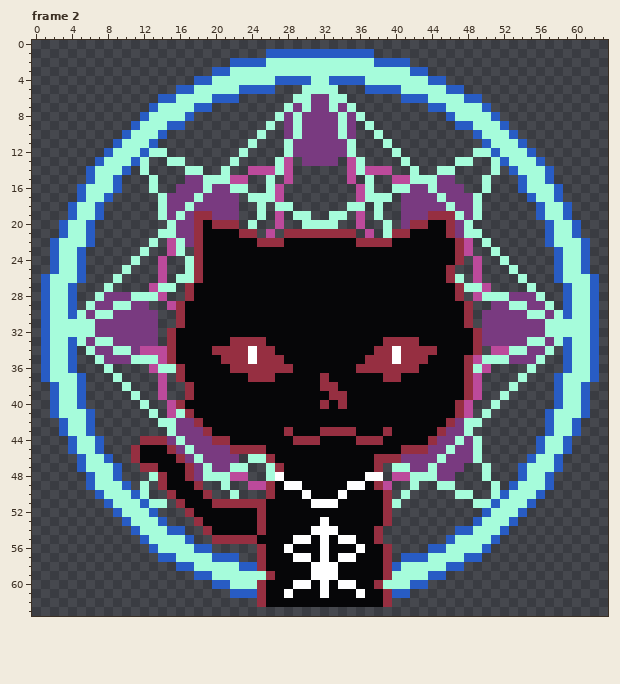
Pixel-art file: working_files/Aseprite/64x_icons.aseprite. The picture above is the old version.
64x64 pixels, 5 frames. Colours within 5 levels of each other are drawn and written as one. Shown: frame 2. The commit also changed other frames, which this record leaves out.
New version:
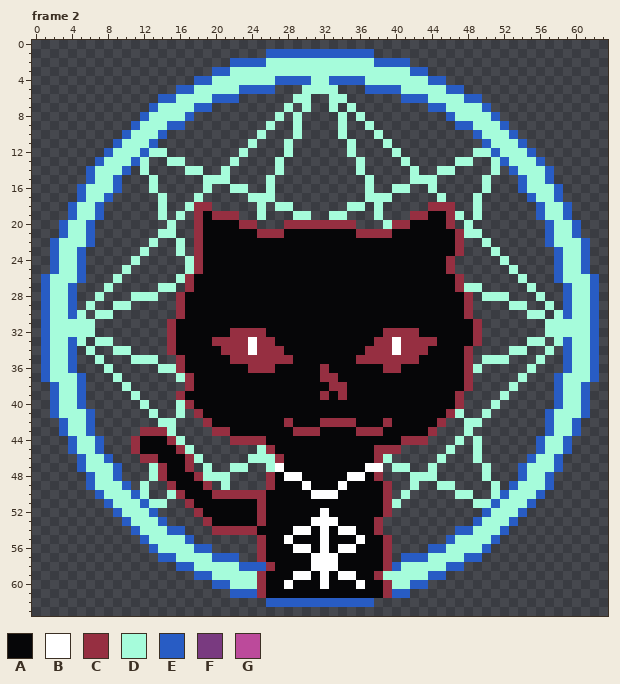
Palette (. is transparent): A #060608  B #ffffff  C #962f41  D #a6fcdb  E #285cc4  F #793a80  G #bc4a9b
From old to new:
layer "Giithub Purple Orbs" now hidden
Frame 2:
y 6: x 31..32 FF -> ..
y 7: x 29 F -> .; x 31..32 FF -> ..; x 34 F -> .
y 8..10: x 28 F -> .; x 30..33 FFFF -> ....; x 35 F -> .
y 11..12: x 29..34 FFFFFF -> ......
y 13: x 28 G -> .; x 30..33 FFFF -> ....; x 35 G -> .
y 14: x 24..26 GGG -> ...; x 28 G -> .; x 35 G -> .; x 37..39 GGG -> ...
y 15: x 17..18 FF -> ..; x 22..23 GG -> ..; x 28 G -> .; x 35 G -> .; x 40..41 GG -> ..; x 45..46 FF -> ..
y 16: x 16..18 FFF -> ...; x 20..21 FF -> ..; x 27 G -> .; x 36 G -> .; x 42..43 FF -> ..; x 45..47 FFF -> ...
y 17: x 15..17 FFF -> ...; x 19..22 FFFF -> ....; x 27 G -> .; x 36 G -> .; x 41..44 FFFF -> ....; x 46..48 FFF -> ...
y 18: x 15..16 FF -> ..; x 18..22 FFFFF -> CC...; x 41..48 FFFFFDFF -> ...CCC..
y 19: x 15 F -> .; x 17 F -> .; x 19..22 CFFF -> ACCC; x 27 G -> .; x 36 G -> .; x 41..45 FFFCC -> .CCAA; x 48 F -> .
y 20: x 16..17 FF -> ..; x 20..24 CCC.D -> AAACC; x 27..36 G..DDDD..G -> .CCCCCCCC.; x 40..43 .FCC -> CCAA; x 47 F -> .
y 21: x 16..17 FF -> ..; x 23..41 CC.G.CCCCCCCC.G.DCC -> AACCCAAAAAAAACCCCAA; x 46..47 CF -> AC
y 22: x 15 G -> .; x 17 F -> .; x 25..27 CCC -> AAA; x 36..39 CCCC -> AAAA; x 48 G -> .
y 23: x 15 G -> .; x 48 G -> .
y 24: x 14 G -> .; x 46..47 AC -> C.; x 49 G -> .
y 25: x 14 G -> .; x 49 G -> .
y 26: x 14 G -> .; x 17..18 DC -> CA; x 46..47 CD -> AC; x 49 G -> .
y 27: x 13 G -> .; x 50 G -> .
y 28: x 8..10 FFF -> ...; x 14 G -> .; x 16..17 .C -> CA; x 47..49 C.G -> AC.; x 53..55 FFF -> ...
y 29: x 7..8 FF -> ..; x 11..12 FF -> ..; x 15 G -> .; x 51..52 FF -> ..; x 55..56 FF -> ..
y 30: x 6 F -> .; x 9..13 FFFFF -> .....; x 50..54 FFFFF -> .....; x 57 F -> .
y 31: x 7..13 FFFFFFF -> .......; x 15..16 .C -> CA; x 48..56 C.FFFFFFF -> AC.......
y 32: x 7..13 FFFFFFF -> .......; x 22..25 AAAA -> CCCC; x 39..42 AAAA -> CCCC; x 50..56 FFFFFFF -> .......
y 33: x 6 F -> .; x 9..13 FFFFF -> .....; x 20..21 AA -> CC; x 24 C -> B; x 26 A -> C; x 38 A -> C; x 40 C -> B; x 43..44 AA -> CC; x 50..54 FFFFF -> .....; x 57 F -> .
y 34: x 7..8 FF -> ..; x 11..14 FGGG -> ....; x 20 C -> A; x 27 A -> C; x 37 A -> C; x 44 C -> A; x 48..49 AC -> C.; x 51..52 GG -> ..; x 55..56 FF -> ..
y 35: x 8..10 FFF -> ...; x 14..16 GCA -> ..C; x 21 C -> A; x 24 B -> C; x 28 A -> C; x 36 A -> C; x 40 B -> C; x 43 C -> A; x 49 G -> .; x 53..55 FFF -> ...
y 36: x 13 G -> .; x 22..23 CC -> AA; x 27..28 CC -> AA; x 32 A -> C; x 36..38 CCC -> AAA; x 41..42 CC -> AA; x 50 G -> .
y 37: x 14 G -> .; x 16..17 CA -> DC; x 24..26 CCC -> AAA; x 33 A -> C; x 39..40 CC -> AA; x 49 G -> .
y 38: x 14 G -> .; x 32 C -> A; x 34 A -> C; x 49 G -> .
y 39: x 14 G -> .; x 16..17 .C -> CA; x 32..33 AC -> CA; x 47..49 ACG -> C..
y 40: x 15..17 GCA -> .DC; x 32 C -> A; x 34 C -> A; x 48 G -> .
y 41: x 15 G -> .; x 17..18 CA -> .C; x 46..48 ACG -> CD.
y 42: x 16..19 FFCA -> ...C; x 28 A -> C; x 32..35 AAAA -> CCCC; x 39 A -> C; x 45..47 ACF -> C..
y 43: x 12..14 ... -> CCC; x 16..21 FFFCAA -> ....CC; x 28..39 CAAACCCCAAAC -> ACCCAAAACCCA; x 44..47 ACFF -> C...
y 44: x 11..15 .CCCF -> CAAAC; x 17..25 FFFCCAAAA -> .....CCCC; x 29..31 CCC -> AAA; x 36..38 CCC -> AAA; x 41..46 AAACFF -> CCC...; x 48 F -> .
y 45: x 15..16 CF -> AC; x 18..26 FFFFCCCCA -> .......DC; x 38..45 AAACCCFF -> CCC.....; x 47..48 FF -> ..
y 46: x 11..13 CAA -> .CC; x 16..17 CF -> AC; x 19..22 FFFF -> ....; x 26..27 CA -> DC; x 39..44 CCFFFF -> D.....; x 46..48 FFF -> ...
y 47: x 12..14 CCA -> .DC; x 18 F -> .; x 20..21 FF -> ..; x 27 C -> B; x 37..38 AC -> BB; x 42..43 FF -> ..; x 45..47 FFF -> ...
y 48: x 17..18 CF -> AC; x 22..23 GG -> ..; x 26..29 DBAA -> CABB; x 35..38 AABB -> BBAC; x 40..41 GG -> ..; x 45..46 FF -> ..
y 49: x 14..15 CA -> .C; x 18..19 C. -> AC; x 24..25 GG -> ..; x 28..30 BBA -> AAB; x 34..36 ABB -> BAA; x 38..39 CG -> AC
y 50: x 15..16 CA -> DC; x 19..26 C..D...C -> ACCCCCCA; x 30..34 BAAAB -> ABBBA
y 51: x 16..17 CA -> .C; x 20..24 CCCCC -> AAAAA; x 31..33 BBB -> AAA
y 52: x 17..18 CA -> .C; x 32 A -> B
y 53: x 18..19 CA -> .C; x 31 A -> B; x 33 A -> B; x 38..39 AC -> C.
y 54: x 19..25 CAAAAAC -> .CCCCCA; x 29..31 AAB -> BBA; x 33..35 BAA -> ABB
y 55: x 20..25 CCCCCA -> .....C; x 28..30 ABB -> BAA; x 34..36 BBA -> AAB; x 38..39 C. -> AC
y 56: x 28..30 BAA -> ABB; x 34..36 AAB -> BBA
y 57: x 29..31 BBA -> AAB; x 33..35 ABB -> BAA
y 58: x 25..26 CA -> EC
y 59: x 25..26 DC -> CA; x 29..31 AAB -> BBA; x 33..35 BAA -> ABB; x 38..39 AC -> CD
y 60: x 28..30 ABB -> BAA; x 34..36 BBA -> AAB; x 38..39 CD -> AC
y 61: x 28 B -> A; x 32 B -> A; x 36 B -> A
y 62: x 25..39 CAAAAAAAAAAAAAC -> .EEEEEEEEEEEE..
Pixel boxes of the changes (left, top, right, bottom) in both pictures:
changed: (86, 94, 554, 607)
